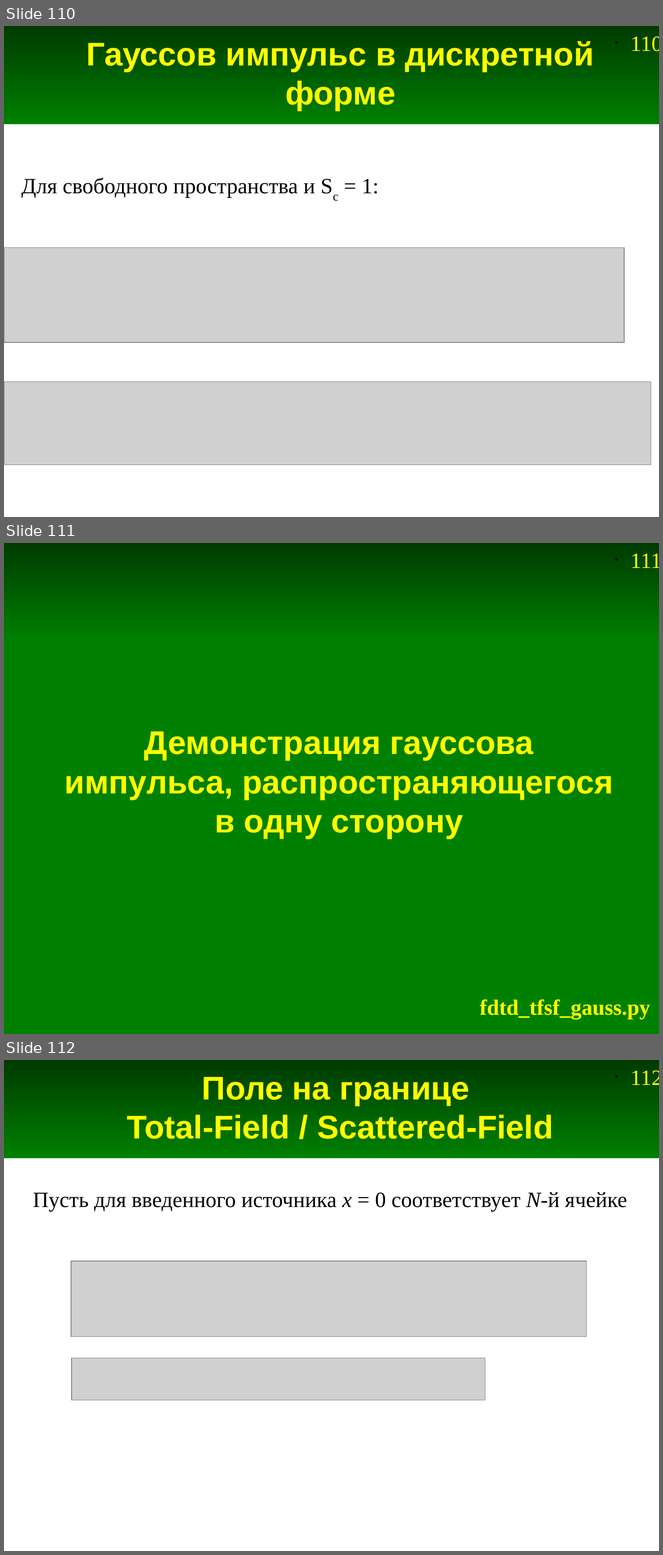
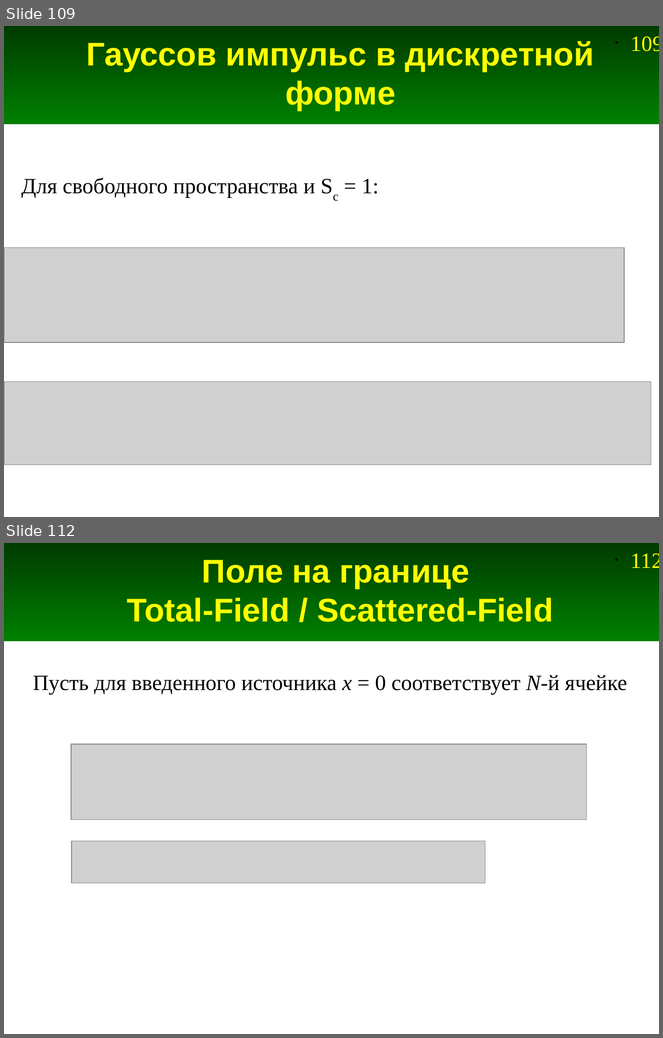
Before and after one commit to andris0147sv/modelling, a slide deck: presentations/2. FDTD.odp. Shown one above the other, each under a label of ours: slides 110, 111 and 112 before the commit, slides 109 and 112 after it; the slides between them are not shown. The pictures are 663x1555 and 663x1038 pixels, drawn with LibreOffice and Linux fonts; fonts in the diff are those of the drawing; grey boxes stand for pictures. Boxes give left, top, right and bottom in pixels: in the first picture for what was removed or moved away, otherwise in the second. Text is boxed around its words. In the diff, an @@ line names an element or a change of style, - is before the commit and + after.

```diff
--- a/presentations/2. FDTD.odp
+++ b/presentations/2. FDTD.odp
@@ slide 111 removed at (4,543,659,1034), background #FFFFFF; not listed: 2 template elements that a slide beside it also shows @@
@@ rectangle removed at (4,639,659,1034) @@
@@ title removed at (65,731,613,839) @@
-Демонстрация гауссова импульса, распространяющегося в одну сторону
@@ text removed at (480,1000,650,1020) @@
-fdtd_tfsf_gauss.py
@@ what was slide 110 is now slide 109 @@
@@ page number at (631,36,659,51): text changed @@
-• 110
+• 109
```
Also in this commit, not shown: 4 slides changed, 5 slides added, 2 other slides removed, 11 other files.
